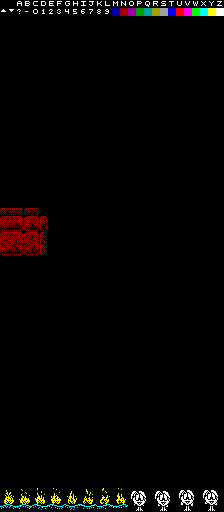
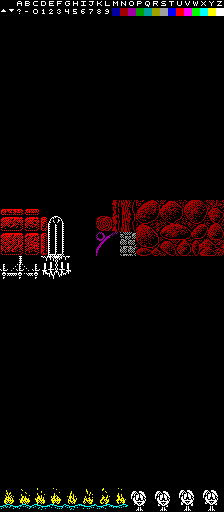
The second 224 x 512 image is a revision of the first. Changes to its layers:
added layer "Ghastly variant" above "Ghastly" over [0, 200, 224, 256]
painted on "Ghastly" over [0, 200, 224, 279]
added layer "Ghastly back" above "new tileset #1" over [136, 200, 224, 256]
